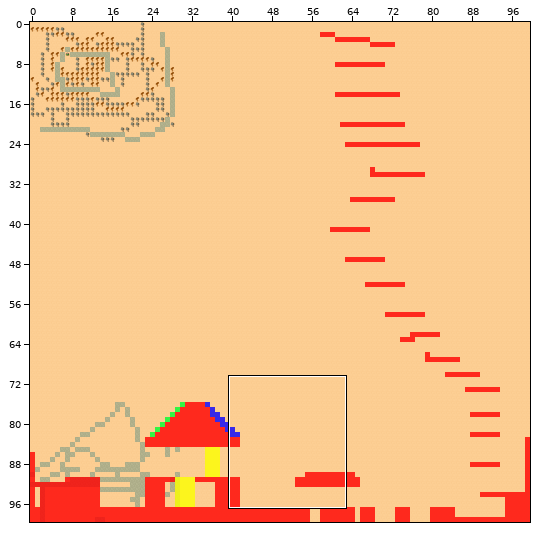
Two states of a Tiled map, res/map/map1.tmx. The picture above shows the old version from afar; the outline marks the close-up.
Close-up. Before:
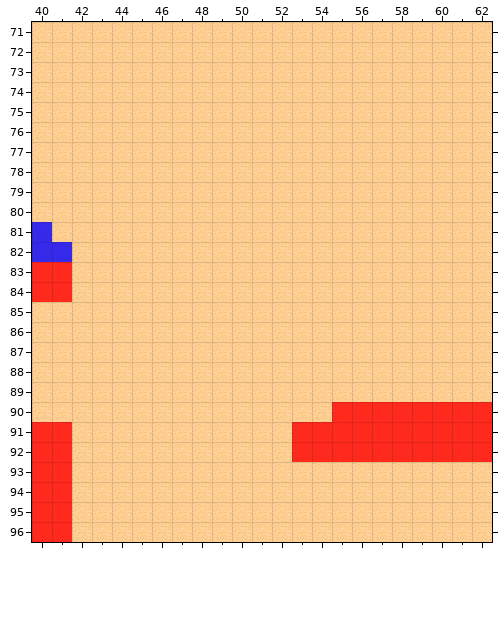
Cells are 32x32 px. Shown: x 40..62, y 71..96. The commit also changed other parts of the map, which this record leaves out.
Now the later version:
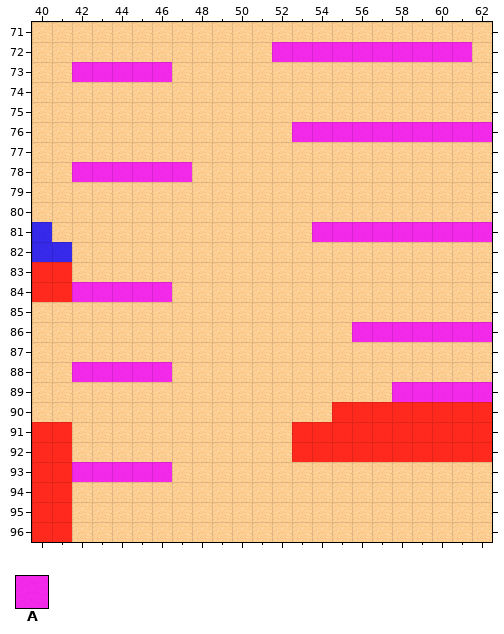
Key: from "physics": A 4 "6".
_ is an empty cell.
See-through tiles are keyed as they look on the map.
Change:
{"where": "layer \"p\""}
{"y":72,"x":52,"old":"__________","new":"AAAAAAAAAA"}
{"y":73,"x":42,"old":"_____","new":"AAAAA"}
{"y":76,"x":53,"old":"__________","new":"AAAAAAAAAA"}
{"y":78,"x":42,"old":"______","new":"AAAAAA"}
{"y":81,"x":54,"old":"_________","new":"AAAAAAAAA"}
{"y":84,"x":42,"old":"_____","new":"AAAAA"}
{"y":86,"x":56,"old":"_______","new":"AAAAAAA"}
{"y":88,"x":42,"old":"_____","new":"AAAAA"}
{"y":89,"x":58,"old":"_____","new":"AAAAA"}
{"y":93,"x":42,"old":"_____","new":"AAAAA"}
